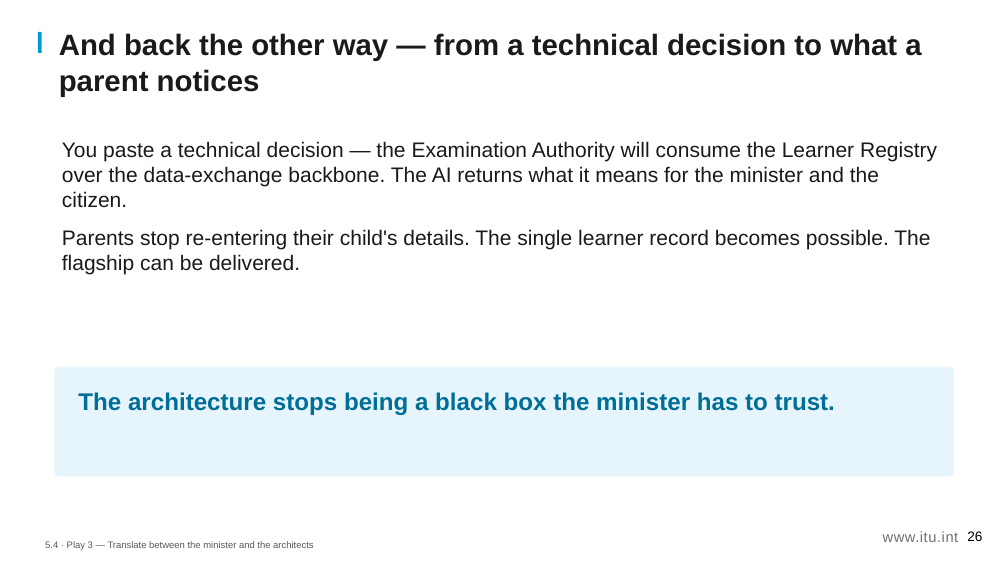
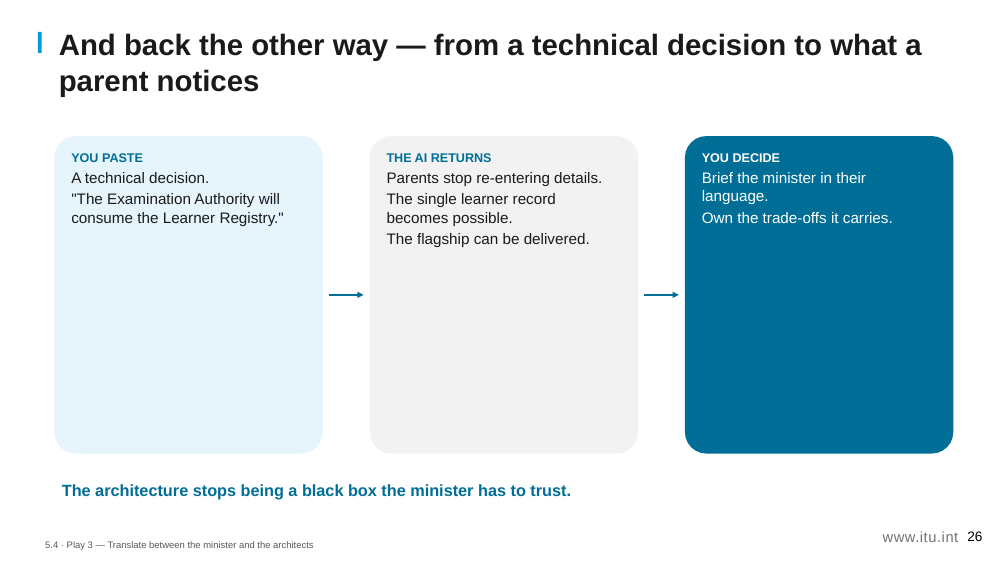
Before and after one commit to aarelaponin/geatdm-framework, a slide deck: slide 26 of 10-Knowledge-Products/KP1-GEA/videos/module_5/en/decks/KP1_M5_Deck_v0.1.pptx. Drawn at 1008x567 pixels with LibreOffice and Linux fonts; fonts in the diff are those of the drawing. Boxes give left, top, right and bottom in pixels: in the first picture for what was removed or moved away, otherwise in the second. Text is boxed around its words. In the diff, an @@ line names an element or a change of style, - is before the commit and + after.

```diff
--- a/10-Knowledge-Products/KP1-GEA/videos/module_5/en/decks/KP1_M5_Deck_v0.1.pptx
+++ b/10-Knowledge-Products/KP1-GEA/videos/module_5/en/decks/KP1_M5_Deck_v0.1.pptx
@@ rounded rectangle added at box(54, 136, 323, 454), fill #E5F5FB, 14.5 pt, text #1A1A1A @@
+YOU PASTE
+A technical decision.
+"The Examination Authority will consume the Learner Registry."
@@ text removed at box(62, 141, 937, 274) @@
-You paste a technical decision — the Examination Authority will consume the Learner Registry over the data-exchange backbone. The AI returns what it means for the minister and the citizen.
-Parents stop re-entering their child's details. The single learner record becomes possible. The flagship can be delivered.
@@ rounded rectangle added at box(370, 136, 638, 454), fill #F2F2F2, 14.5 pt, text #1A1A1A @@
+THE AI RETURNS
+Parents stop re-entering details.
+The single learner record becomes possible.
+The flagship can be delivered.
@@ rounded rectangle added at box(685, 136, 954, 454), fill #006E96, 14.5 pt, text #FFFFFF @@
+YOU DECIDE
+Brief the minister in their language.
+Own the trade-offs it carries.
@@ arrow added from (329, 295) to (364, 295), #006E96 2 pt @@
@@ arrow added from (644, 295) to (679, 295), #006E96 2 pt @@
@@ rounded rectangle removed at box(54, 367, 954, 476) @@
@@ text "The architecture stops being a ...": place and size @@
-text "The architecture stops being a ..." at box(78, 392, 835, 415)
+text "The architecture stops being a ..." at box(62, 484, 571, 500)
@@ text "The architecture stops being a ..." at box(62, 484, 571, 500): size 23 to 15.5 pt; less space between paragraphs @@
```
Also in this commit, not shown: 19 other slides changed, 45 other files.
